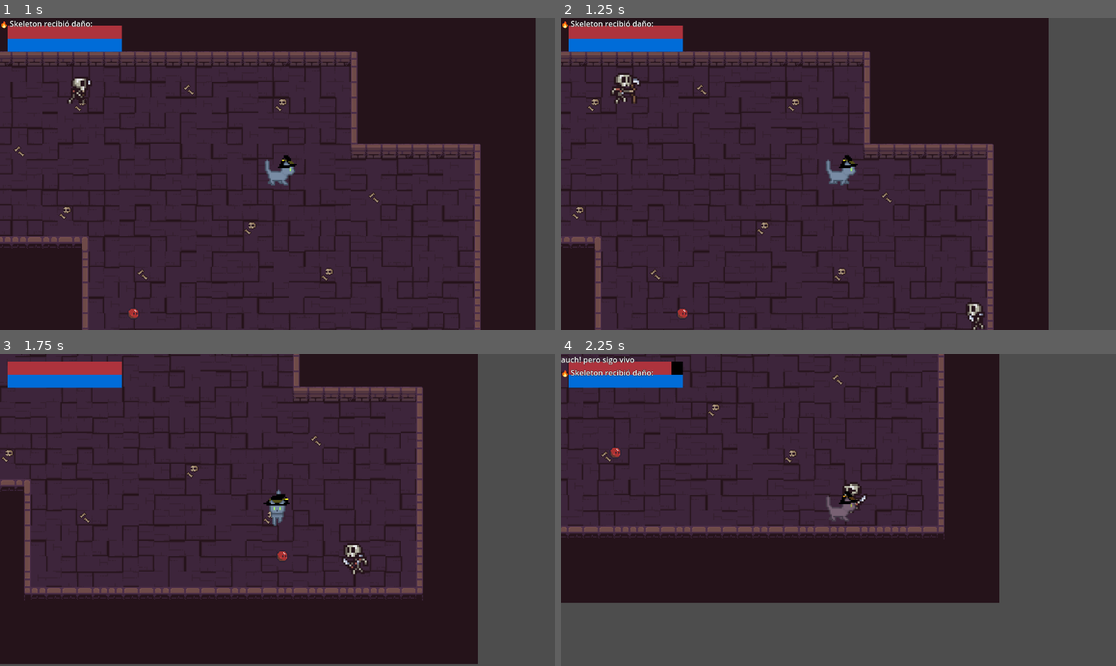
Above: before the commit, frames 1-4 (two rows, left to right).
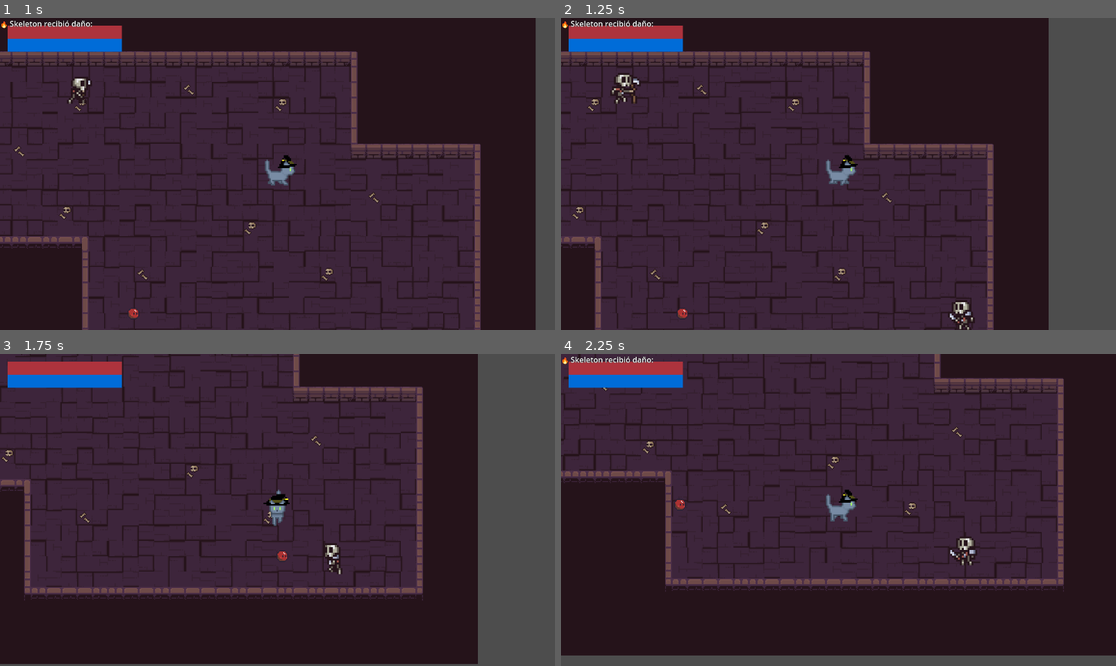
Above: after the commit, the same moments.

Repository: pablocoop/CC5408-Proyecto
Game: Godot game, scene res://scenes/debug_map.tscn
Same seed, same stepped clock (60 frames per second), same inputs: the game is played once before the commit and once after it. This scene is started directly instead of the project's main scene.
Inputs (mouse positions are in pixels of both pictures, inside the frame that each line leads up to):
- Up to frame 1 (1 s): move the mouse to (399, 158) at 0.52 s; hold D (move_right) from 0.53 s (still down); tap Space (attack) at 0.6 s
- Up to frame 2 (1.25 s): keep holding D (move_right)
- Up to frame 3 (1.75 s): move the mouse to (166, 525) at 1.27 s; release D (move_right) at 1.28 s; hold S (move_down) from 1.28 s (still down); right-click (166, 525) at 1.35 s
- Up to frame 4 (2.25 s): move the mouse to (894, 441) at 2.02 s; release S (move_down) at 2.03 s; hold D (move_right) from 2.03 s (still down); tap Space (attack) at 2.1 s

Frame 1 is identical in both runs. In frame 2, 0.4% of the frame differs, in the area x 69-77%, y 90-100%; in frame 3, 0.5%; in frame 4, 55%, in the area x 0-100%, y 0-97%.
Error in both runs: Invalid access to property or key 'died' on a base object of type 'null instance'. (res://scenes/skeleton.gd:22)

Commit message:
fix: Skeleton collisions

Diff:
--- a/scenes/level_0.tscn
+++ b/scenes/level_0.tscn
@@ -524,7 +524,7 @@
 collision_mask = 11
 
 [node name="StaticBody2D" type="StaticBody2D" parent="."]
-collision_mask = 10
+collision_mask = 14
 
 [node name="CollisionShape2D" type="CollisionShape2D" parent="StaticBody2D"]
 position = Vector2(1871, 245)
--- a/scenes/skeleton.gd
+++ b/scenes/skeleton.gd
@@ -26,7 +26,7 @@
 		playback.travel("idle")
 		return
 
-	if is_dead or is_invulnerable:
+	if is_dead or is_taking_damage:
 		#move_and_slide()  # Evitar fricción infinita si ya tiene velocidad
 		return  # no moverse ni reproducir "movement" durante la animación de daño
 
